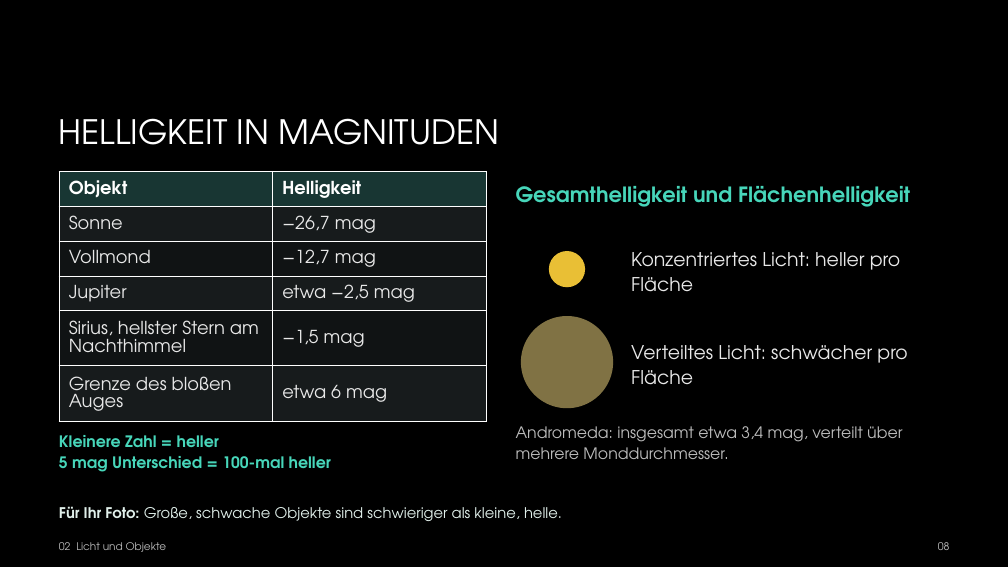
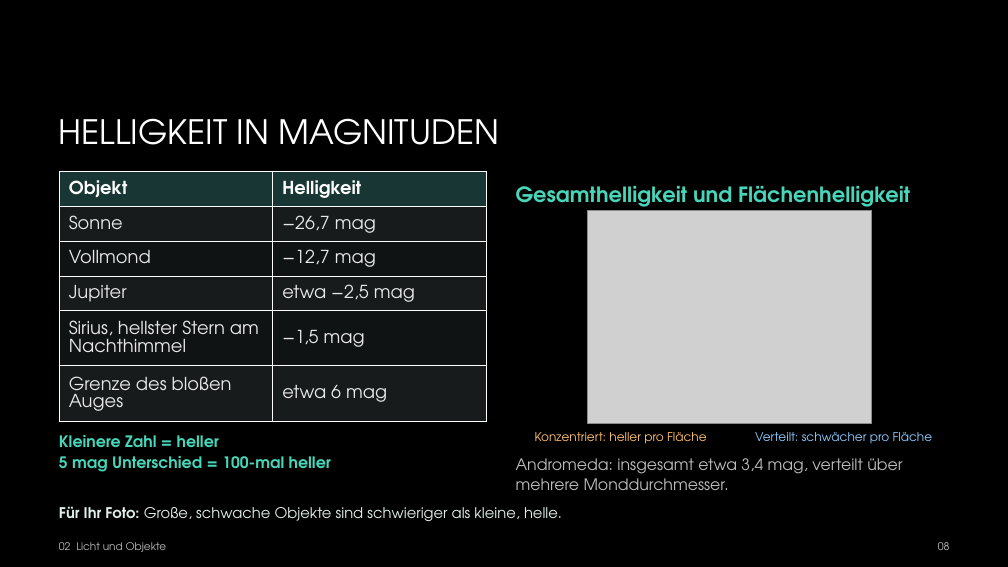
Before and after one commit to hagen-gloetter/Vortrag-Astrofotografie-VHS, a slide deck: slide 8 of Präsenation/Astro-fotografie.pptx. Drawn at 1008x567 pixels with LibreOffice and Linux fonts; fonts in the diff are those of the drawing; grey boxes stand for pictures; background and template pictures are left out. Boxes give left, top, right and bottom in pixels: in the first picture for what was removed or moved away, otherwise in the second. Text is boxed around its words. In the diff, an @@ line names an element or a change of style, - is before the commit and + after.

```diff
--- a/Präsenation/Astro-fotografie.pptx
+++ b/Präsenation/Astro-fotografie.pptx
@@ picture added at (x1=588, y1=210, x2=872, y2=423) @@
@@ ellipse removed at (x1=549, y1=251, x2=585, y2=287) @@
@@ ellipse removed at (x1=521, y1=316, x2=613, y2=408) @@
@@ text at (x1=535, y1=432, x2=707, y2=444): text changed; size 18 to 11.5 pt; text colour #E8E8E8 to #FFC26D @@
-Konzentriertes Licht: heller pro Fläche
+Konzentriert: heller pro Fläche
@@ text at (x1=755, y1=432, x2=933, y2=443): text changed; size 18 to 11.5 pt; text colour #E8E8E8 to #8DCCFF @@
-Verteiltes Licht: schwächer pro Fläche
+Verteilt: schwächer pro Fläche
@@ text "Andromeda: insgesamt etwa 3,4 mag, ..." moved from (x1=516, y1=426, x2=902, y2=459) to (x1=516, y1=458, x2=902, y2=490) @@
```
Also in this commit, not shown: 27 other slides changed, 12 other files.
